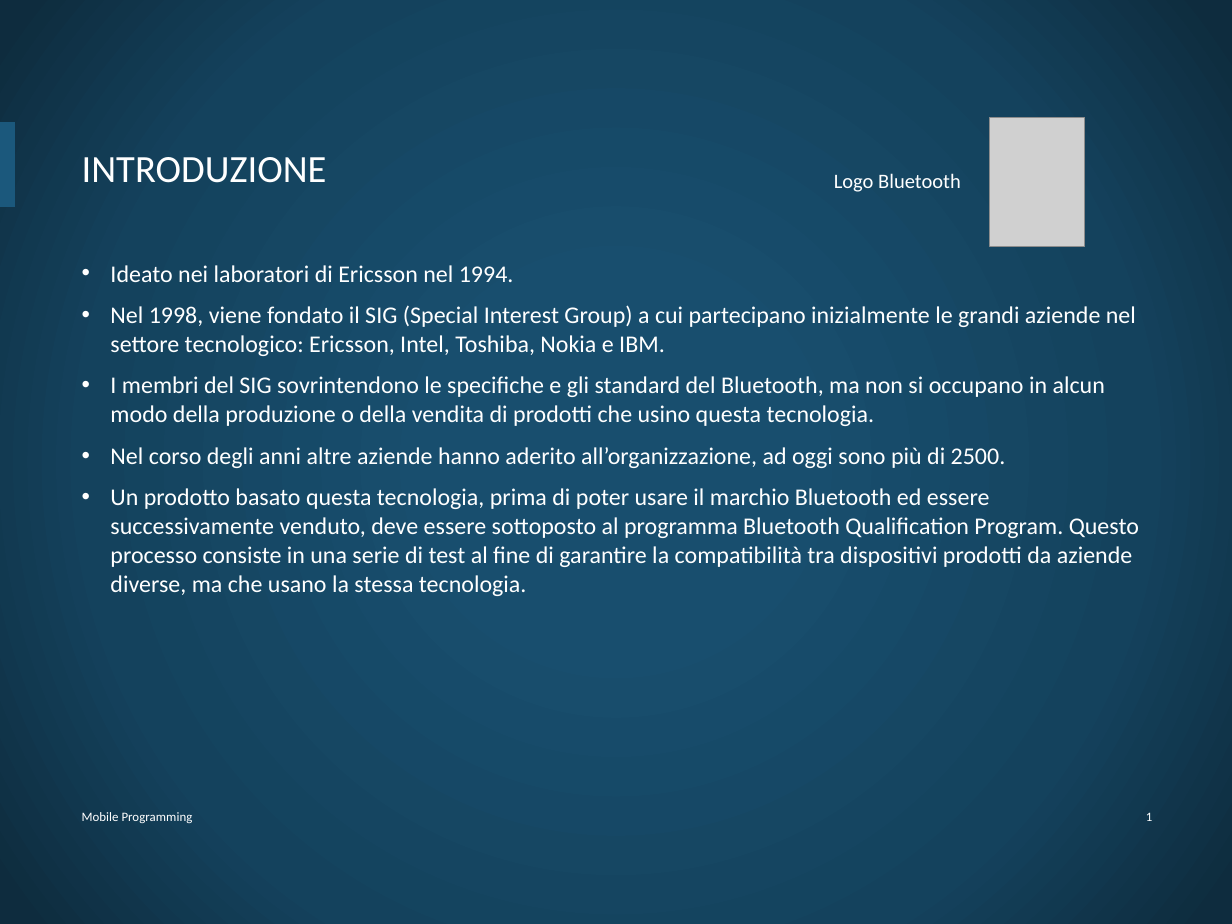
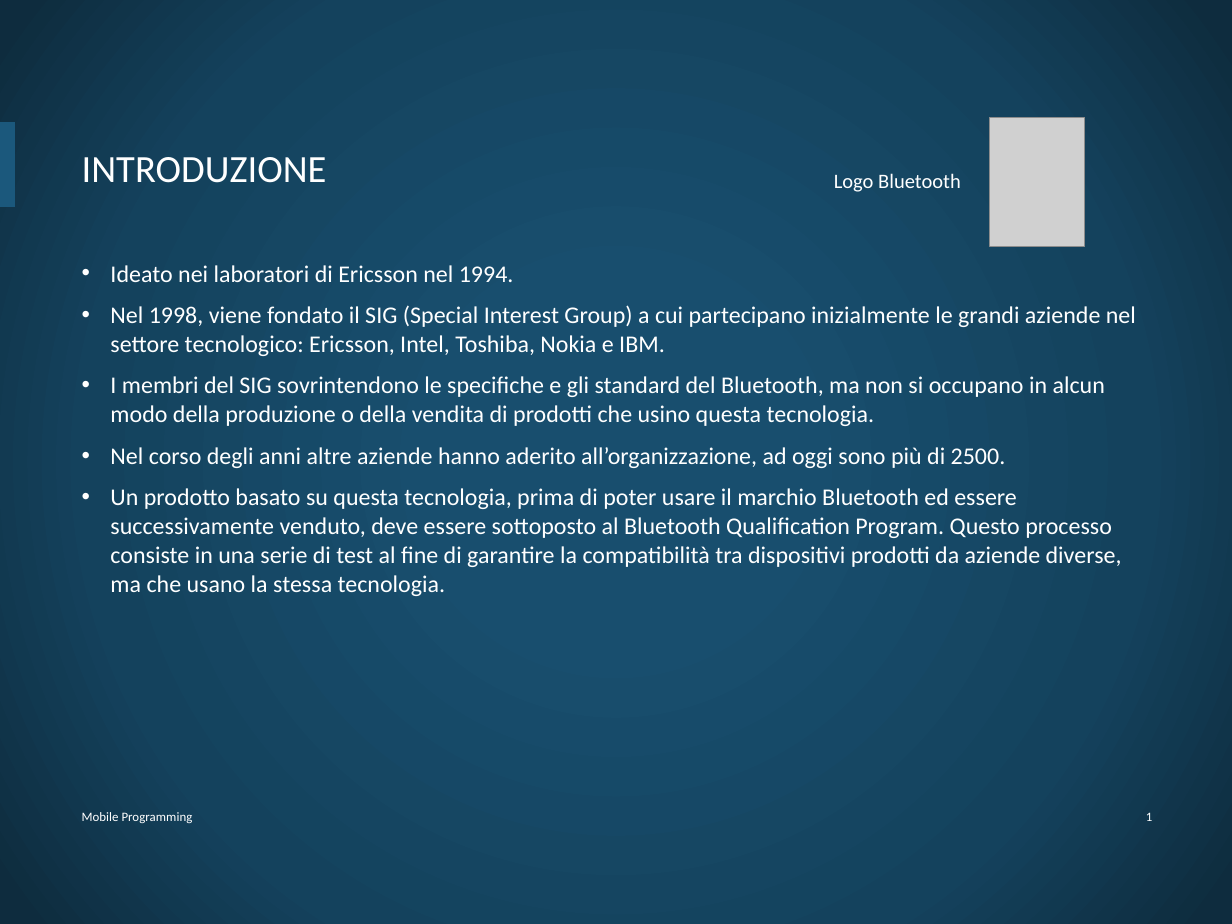
Before and after one commit to DiBattistaMattia/esoneroMP, a slide deck: slide 2 of esoneroMP.pptx. Drawn at 1232x924 pixels with LibreOffice and Linux fonts; fonts in the diff are those of the drawing; grey boxes stand for pictures; background and template pictures are left out. Boxes give left, top, right and bottom in pixels: in the first picture for what was removed or moved away, otherwise in the second. Text is boxed around its words. In the diff, an @@ line names an element or a change of style, - is before the commit and + after.

```diff
--- a/esoneroMP.pptx
+++ b/esoneroMP.pptx
@@ text at [110, 488, 1122, 596]: text changed @@
-• Un prodotto basato questa tecnologia, prima di poter usare il marchio Bluetooth ed essere successivamente venduto, deve essere sottoposto al programma Bluetooth Qualification Program. Questo processo consiste in una serie di test al fine di garantire la compatibilità tra dispositivi prodotti da aziende diverse, ma che usano la stessa tecnologia.
+• Un prodotto basato su questa tecnologia, prima di poter usare il marchio Bluetooth ed essere successivamente venduto, deve essere sottoposto al Bluetooth Qualification Program. Questo processo consiste in una serie di test al fine di garantire la compatibilità tra dispositivi prodotti da aziende diverse, ma che usano la stessa tecnologia.
```
Also in this commit, not shown: 13 other slides changed, 1 other file.
